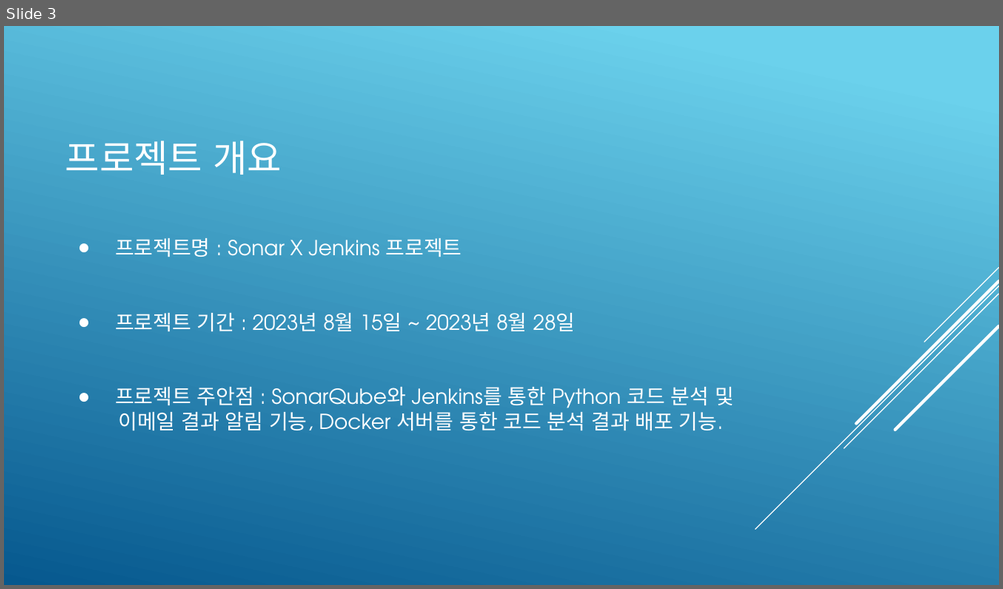
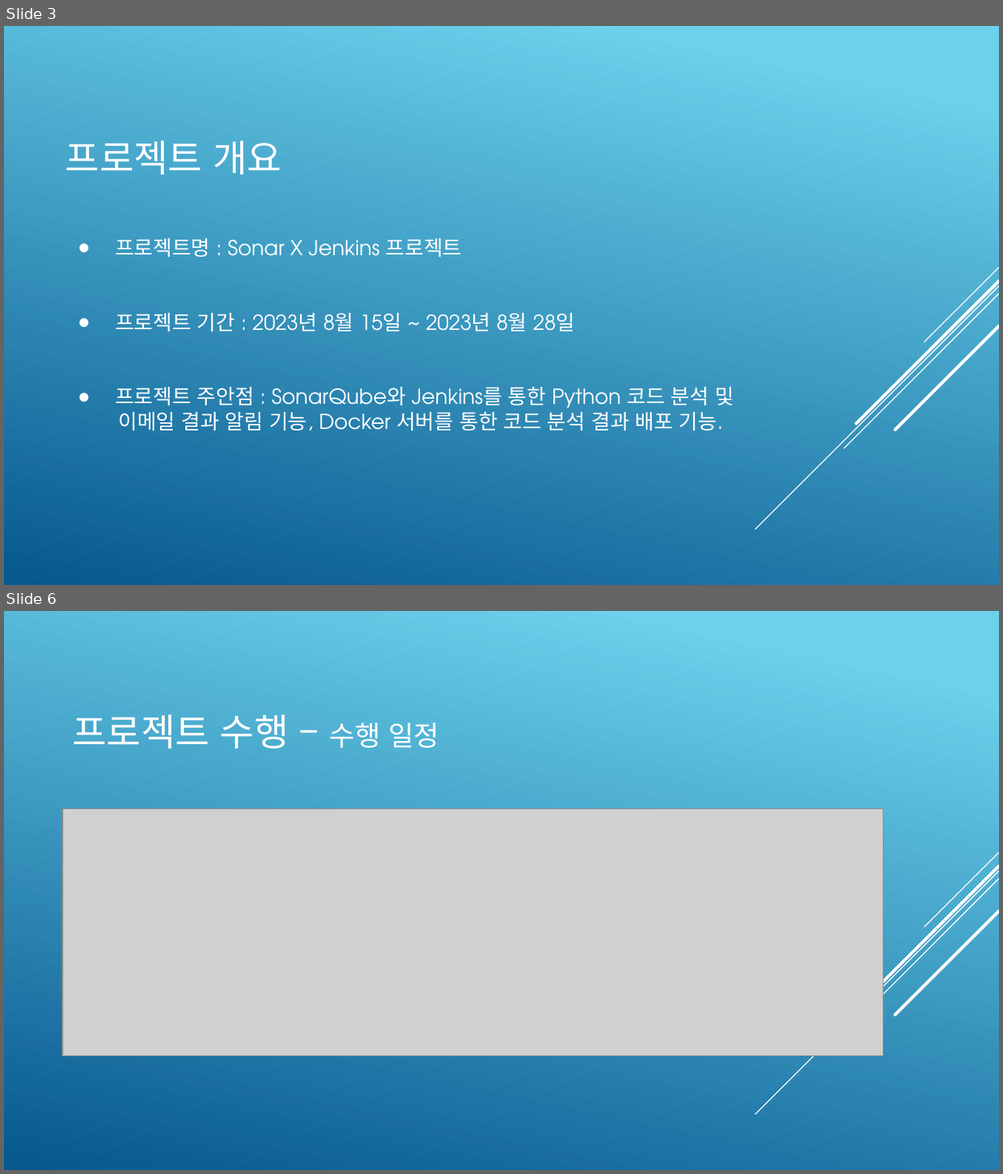
Before and after one commit to KimJeongHoon190/First_Project, a slide deck: 제출자료/최종 발표 프레젠테이션(김정훈).pptx. Shown one above the other, each under a label of ours: slide 3 before the commit, slides 3 and 6 after it; the slides between them are not shown. The pictures are 1003x589 and 1003x1174 pixels, drawn with LibreOffice and Linux fonts; fonts in the diff are those of the drawing; grey boxes stand for pictures. Boxes give left, top, right and bottom in pixels: in the first picture for what was removed or moved away, otherwise in the second. Text is boxed around its words. In the diff, an @@ line names an element or a change of style, - is before the commit and + after.

```diff
--- a/제출자료/최종 발표 프레젠테이션(김정훈).pptx
+++ b/제출자료/최종 발표 프레젠테이션(김정훈).pptx
@@ slide 6 added at (x1=4, y1=611, x2=999, y2=1170), background gradient #6ED2EB to #06588E; not listed: 5 template elements that a slide beside it also shows @@
@@ title added at (x1=72, y1=715, x2=439, y2=749), 27 pt, text #FFFFFF @@
+프로젝트 수행 – 수행 일정
@@ picture added at (x1=62, y1=809, x2=883, y2=1056) @@
```
Also in this commit, not shown: 6 slides changed, 1 other slide added, 2 slides removed.
